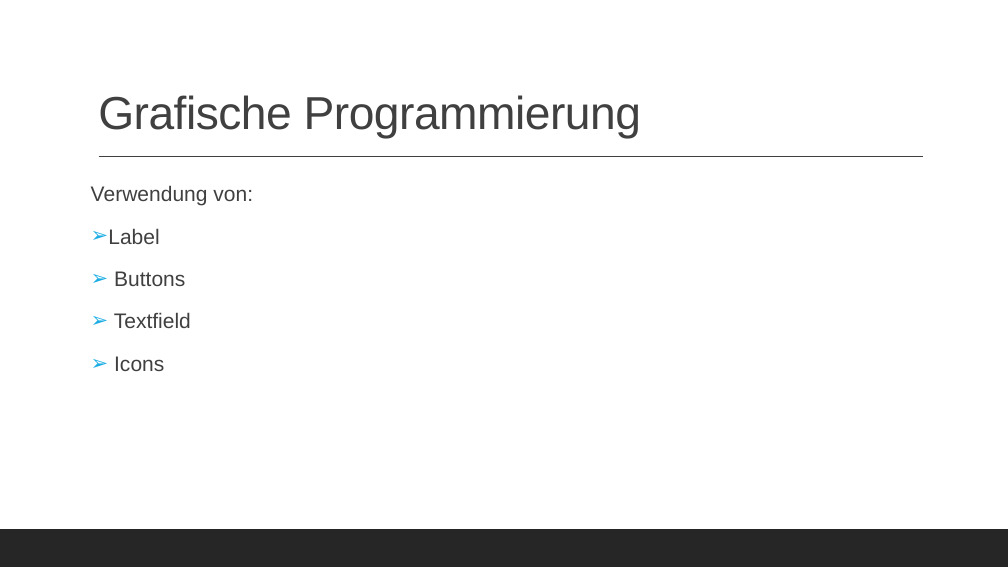
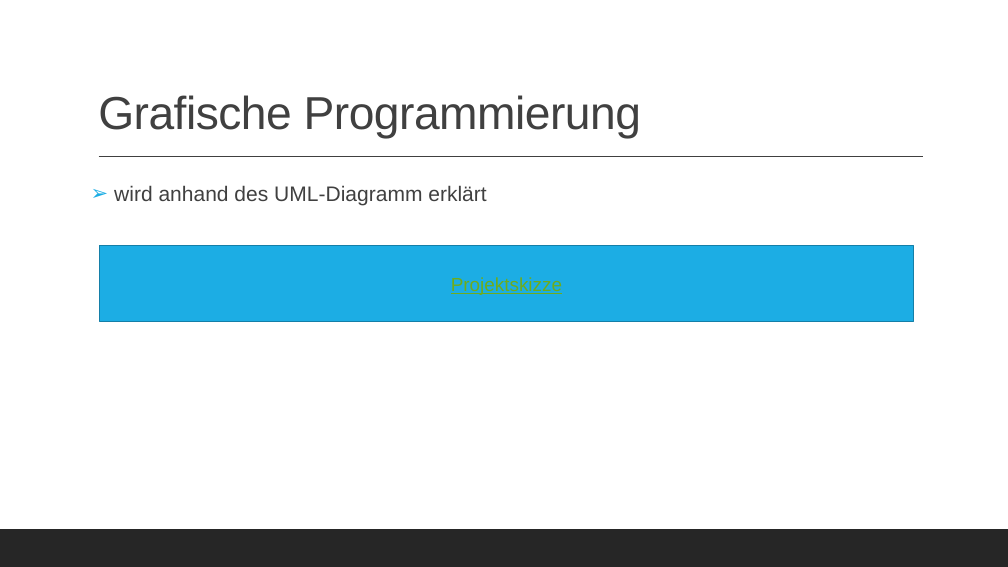
Before and after one commit to KraupaMario/DV-Projekt, a slide deck: slide 5 of 4_Praesentation/DV-Projekt.pptx. Drawn at 1008x567 pixels with LibreOffice and Linux fonts; fonts in the diff are those of the drawing. Boxes give left, top, right and bottom in pixels: in the first picture for what was removed or moved away, otherwise in the second. Text is boxed around its words. In the diff, an @@ line names an element or a change of style, - is before the commit and + after.

Commit message:
Fertigstellung Projektskizze+Präsentation+UML-Diagramm

```diff
--- a/4_Praesentation/DV-Projekt.pptx
+++ b/4_Praesentation/DV-Projekt.pptx
@@ text at (x1=114, y1=185, x2=486, y2=206): text changed @@
-Verwendung von:
-➢ Label
-➢ Buttons
-➢ Textfield
-➢ Icons
+➢ wird anhand des UML-Diagramm erklärt
@@ rectangle added at (x1=99, y1=246, x2=914, y2=321), fill #1CADE4, outline #1580A9 1.25 pt, 18 pt, text #6EAC1C, underline @@
+Projektskizze
```
Also in this commit, not shown: 3 other slides changed, 1 slide added, 2 slides removed, 3 other files.
